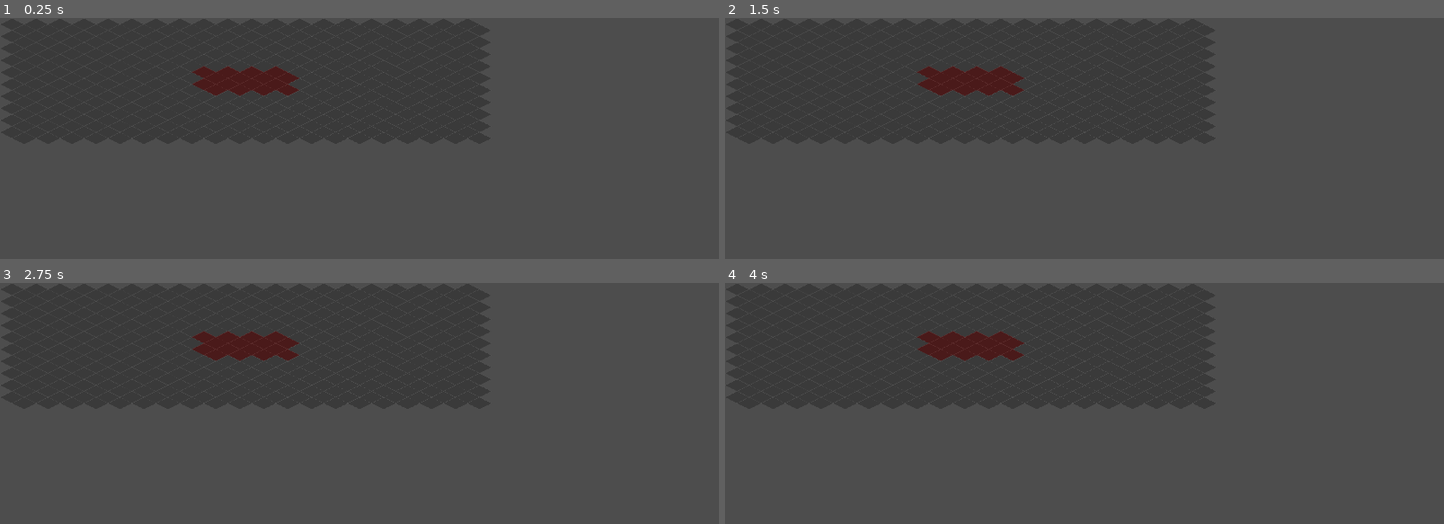
Above: before the commit, frames 1-4 (two rows, left to right).
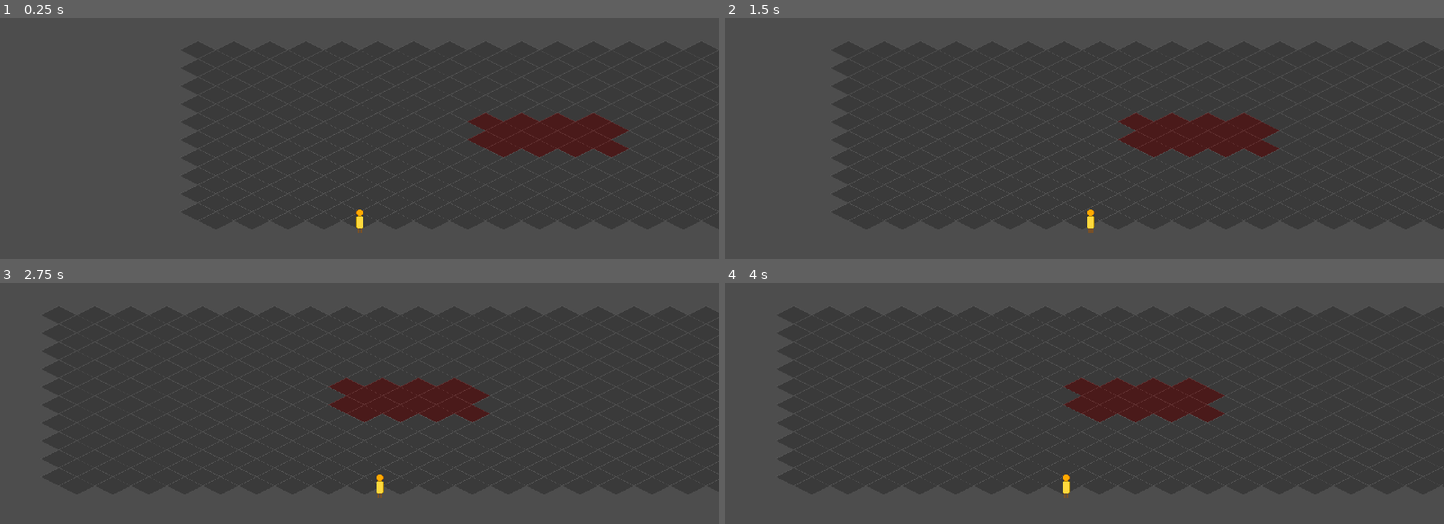
Above: after the commit, the same moments.

Repository: duancang8-ui/My-Game
Game: Godot game, scene res://src/scenes/world/test_world.tscn
The game is run twice, just before and just after one commit, with the same random seed, the same clock (stepped at 60 frames per second) and the same inputs.
Inputs (mouse positions are in pixels of both pictures, inside the frame that each line leads up to):
- Up to frame 1 (0.25 s): no input
- Up to frame 2 (1.5 s): tap Enter at 0.5 s; move the mouse to (1242, 201) at 0.52 s; hold D (move_right) 0.53-1.25 s; hold Shift 0.53-1.25 s; click (1242, 201) at 0.67 s; drag from (940, 239) to (outside the picture) at 1.27 s
- Up to frame 3 (2.75 s): move the mouse to (431, 396) at 2.02 s; hold D (move_right) from 2.03 s (still down); tap Ctrl at 2.1 s
- Up to frame 4 (4 s): release D (move_right) at 2.75 s; drag from (outside the picture) to (868, 425) at 2.77 s; move the mouse to (outside the picture) at 3.52 s; hold A (move_left) from 3.53 s (still down); tap Alt at 3.6 s

The runs differ from the first frame. In frame 1, 4.6% of the frame differs, in the area x 25-88%, y 9-90%; in frame 2, 4.5%; in frame 3, 4.6%; in frame 4, 4.6%, in the area x 7-70%, y 9-90%.

Commit message:
feat: Player scene + IsoCamera + instantiate in TestWorld (Task 10-11)
Co-authored-by: Cursor <cursoragent@cursor.com>

Diff:
--- /dev/null
+++ b/src/scenes/player/player.tscn
@@ -0,0 +1,20 @@
+[gd_scene load_steps=5 format=3 uid="uid://bplayerscene1"]
+
+[ext_resource type="Script" uid="uid://dd22k200hojor" path="res://src/scripts/player/player.gd" id="1_player"]
+[ext_resource type="Texture2D" uid="uid://bqif0pn0xf5dj" path="res://src/assets/characters/player_placeholder.png" id="2_sprite"]
+[ext_resource type="Script" uid="uid://rho81h7w0sd3" path="res://src/scripts/camera/iso_camera.gd" id="3_camera"]
+
+[sub_resource type="CircleShape2D" id="CircleShape2D_player"]
+radius = 12.0
+
+[node name="Player" type="CharacterBody2D"]
+script = ExtResource("1_player")
+
+[node name="Sprite" type="Sprite2D" parent="."]
+texture = ExtResource("2_sprite")
+
+[node name="Collision" type="CollisionShape2D" parent="."]
+shape = SubResource("CircleShape2D_player")
+
+[node name="Camera" type="Camera2D" parent="."]
+script = ExtResource("3_camera")
--- a/src/scenes/world/test_world.tscn
+++ b/src/scenes/world/test_world.tscn
@@ -1,7 +1,8 @@
-[gd_scene load_steps=3 format=3 uid="uid://btestworld1p1"]
+[gd_scene load_steps=4 format=3 uid="uid://btestworld1p1"]
 
 [ext_resource type="TileSet" uid="uid://b3p1plctileset" path="res://src/assets/tiles/iso_tileset_placeholder.tres" id="1_tileset"]
 [ext_resource type="Script" path="res://src/scripts/test/world_builder.gd" id="2_builder"]
+[ext_resource type="PackedScene" uid="uid://bplayerscene1" path="res://src/scenes/player/player.tscn" id="3_player"]
 
 [node name="TestWorld" type="Node2D"]
 
@@ -11,6 +12,9 @@
 [node name="YSortContainer" type="Node2D" parent="."]
 y_sort_enabled = true
 
+[node name="Player" parent="YSortContainer" instance=ExtResource("3_player")]
+position = Vector2(320, 320)
+
 [node name="WorldBuilder" type="Node" parent="."]
 script = ExtResource("2_builder")
 tilemap_layer_path = NodePath("../Ground")
--- /dev/null
+++ b/src/scripts/camera/iso_camera.gd
@@ -0,0 +1,14 @@
+class_name IsoCamera
+extends Camera2D
+
+# 等距相机：跟随父节点（玩家），保持等距视角的视觉中心
+# 后续可扩展：摇晃、平滑跟随调节、缩放、过场动画
+
+@export var follow_smoothing: float = 5.0  # 跟随平滑度（越大越紧跟）
+@export var camera_zoom: Vector2 = Vector2(1.5, 1.5)  # 等距视角通常需要轻微放大
+
+func _ready() -> void:
+    position_smoothing_enabled = true
+    position_smoothing_speed = follow_smoothing
+    zoom = camera_zoom
+    make_current()
Not shown, added: src/scripts/camera/iso_camera.gd.uid
